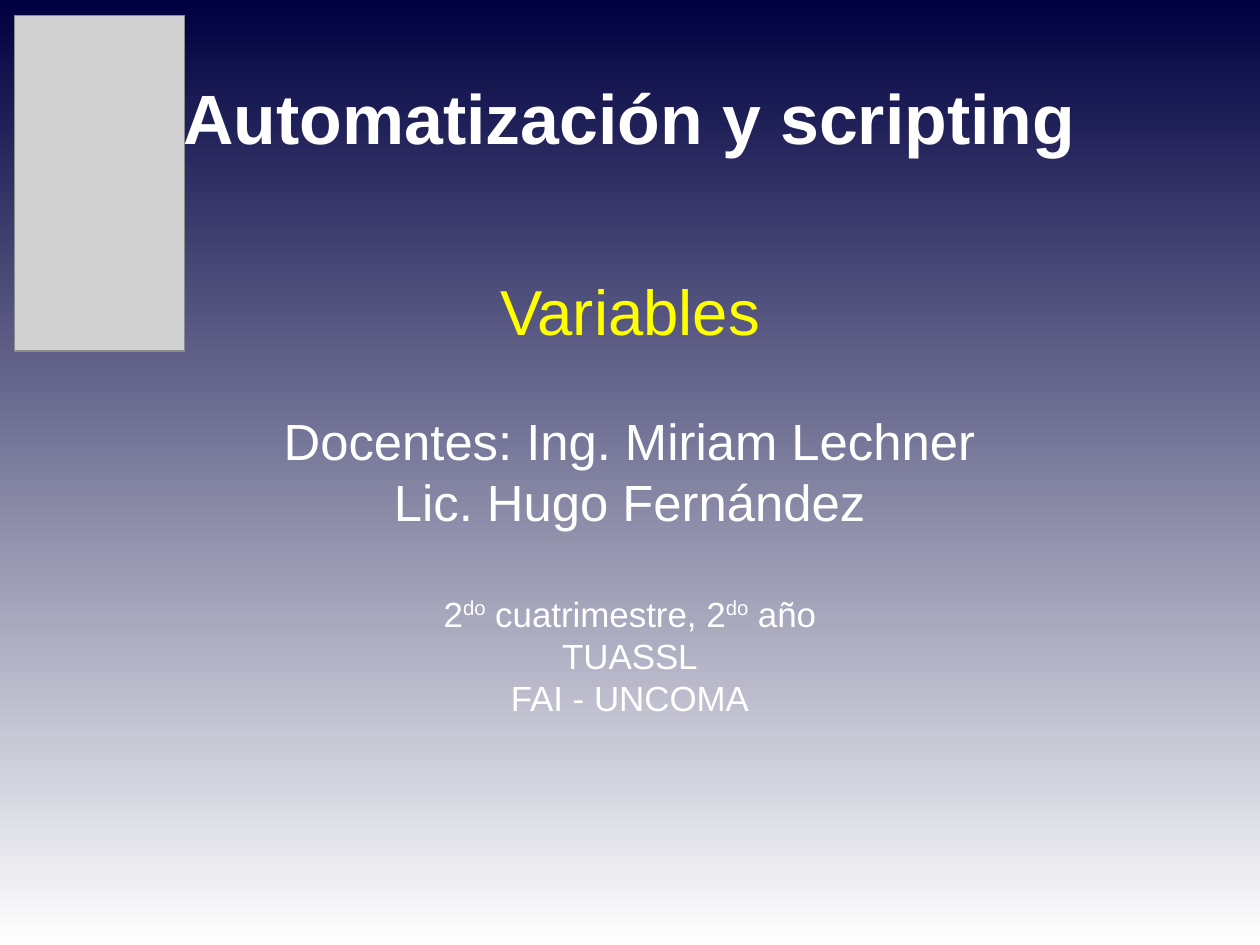
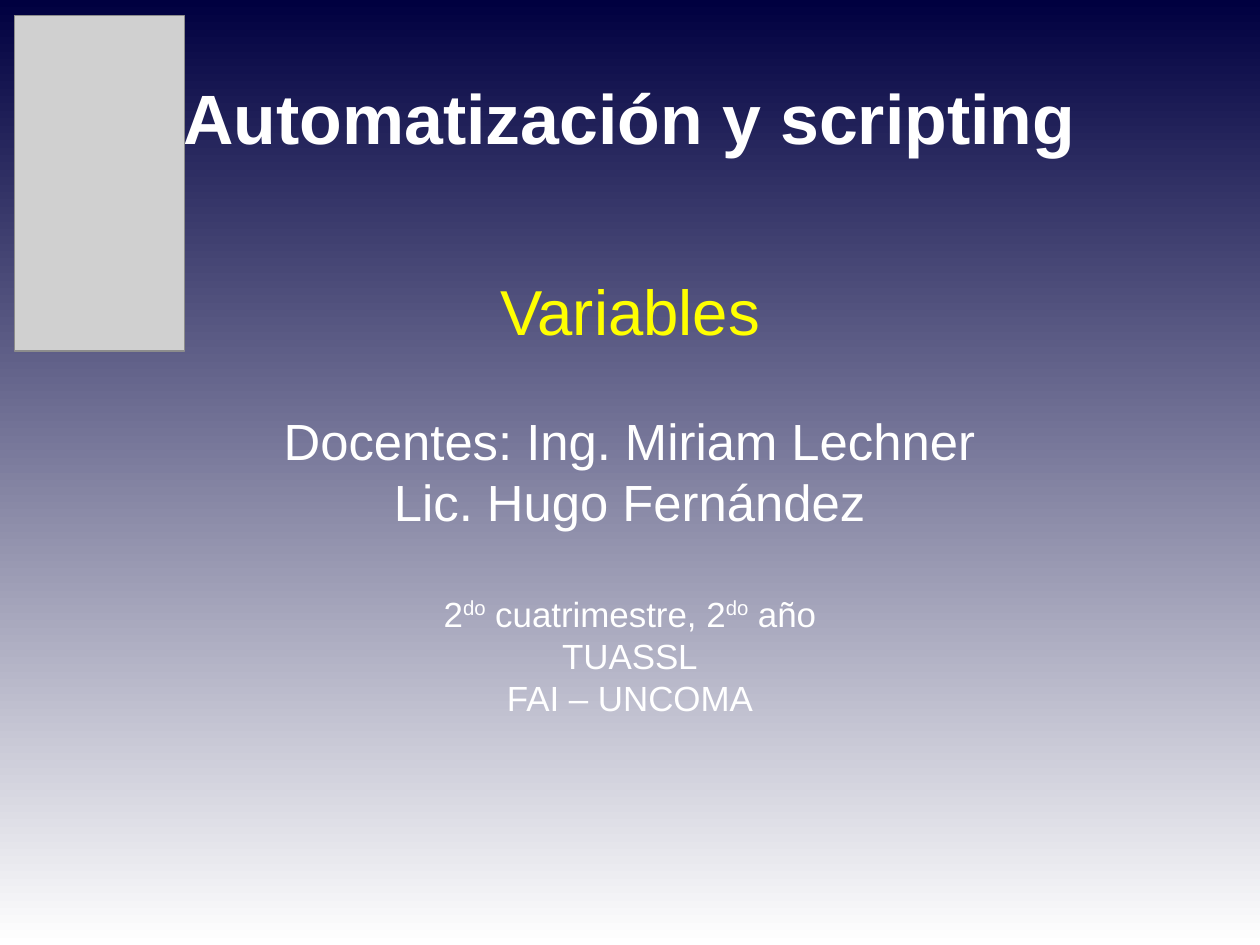
Before and after one commit to niniadcobre/-AutoyScripting, a slide deck: slide 1 of clases/AYS_clase03.odp. Drawn at 1260x945 pixels with LibreOffice and Linux fonts; fonts in the diff are those of the drawing; grey boxes stand for pictures. Boxes give left, top, right and bottom in pixels: in the first picture for what was removed or moved away, otherwise in the second. Text is boxed around its words. In the diff, an @@ line names an element or a change of style, - is before the commit and + after.

```diff
--- a/clases/AYS_clase03.odp
+++ b/clases/AYS_clase03.odp
@@ subtitle at [507,687,753,711]: text changed @@
-FAI - UNCOMA
+FAI – UNCOMA
```
Also in this commit, not shown: 10 other slides changed, 1 slide added, 6 other files.
